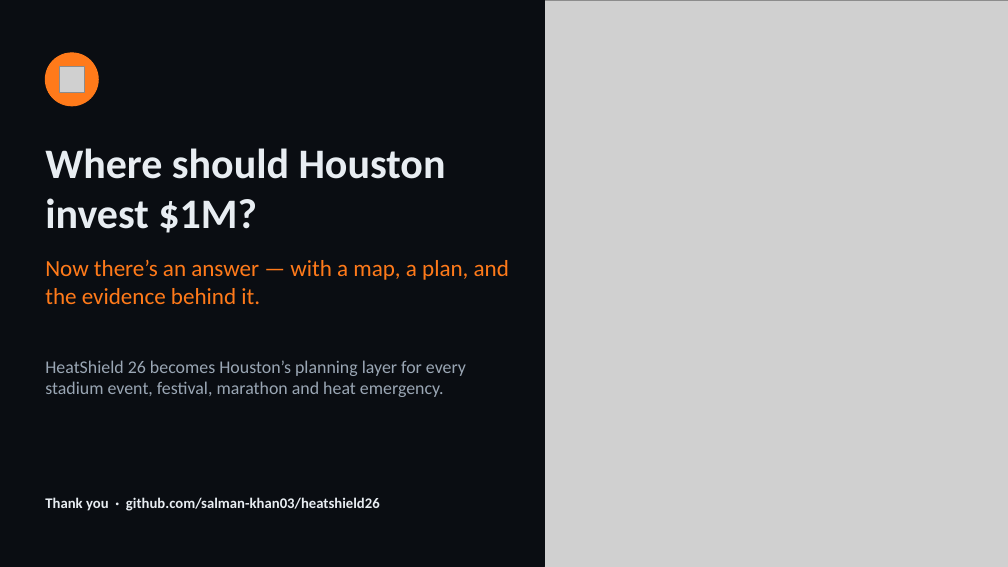
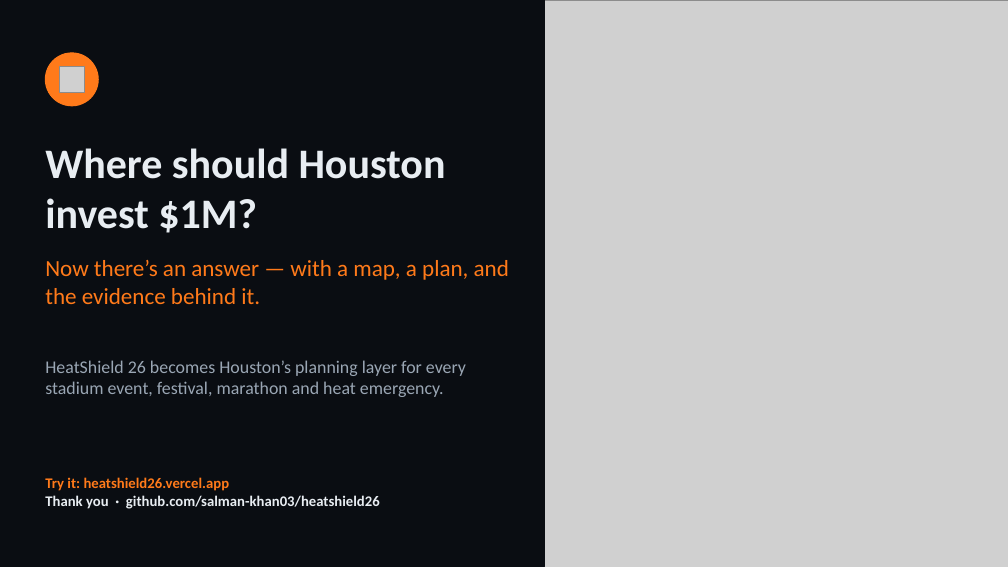
Before and after one commit to salman-khan03/heatshield26, a slide deck: slide 12 of docs/HeatShield26-Pitch.pptx. Drawn at 1008x567 pixels with LibreOffice and Linux fonts; fonts in the diff are those of the drawing; grey boxes stand for pictures. Boxes give left, top, right and bottom in pixels: in the first picture for what was removed or moved away, otherwise in the second. Text is boxed around its words. In the diff, an @@ line names an element or a change of style, - is before the commit and + after.

```diff
--- a/docs/HeatShield26-Pitch.pptx
+++ b/docs/HeatShield26-Pitch.pptx
@@ text at (45,477,230,491): paragraph added @@
+Try it: heatshield26.vercel.app
@@ text "Try it: heatshield26.vercel.app": place and size @@
-text "Try it: heatshield26.vercel.app" at (45,497,380,511)
+text "Try it: heatshield26.vercel.app" at (45,477,380,509)
```
Also in this commit, not shown: 1 other slide changed, 3 other files.
